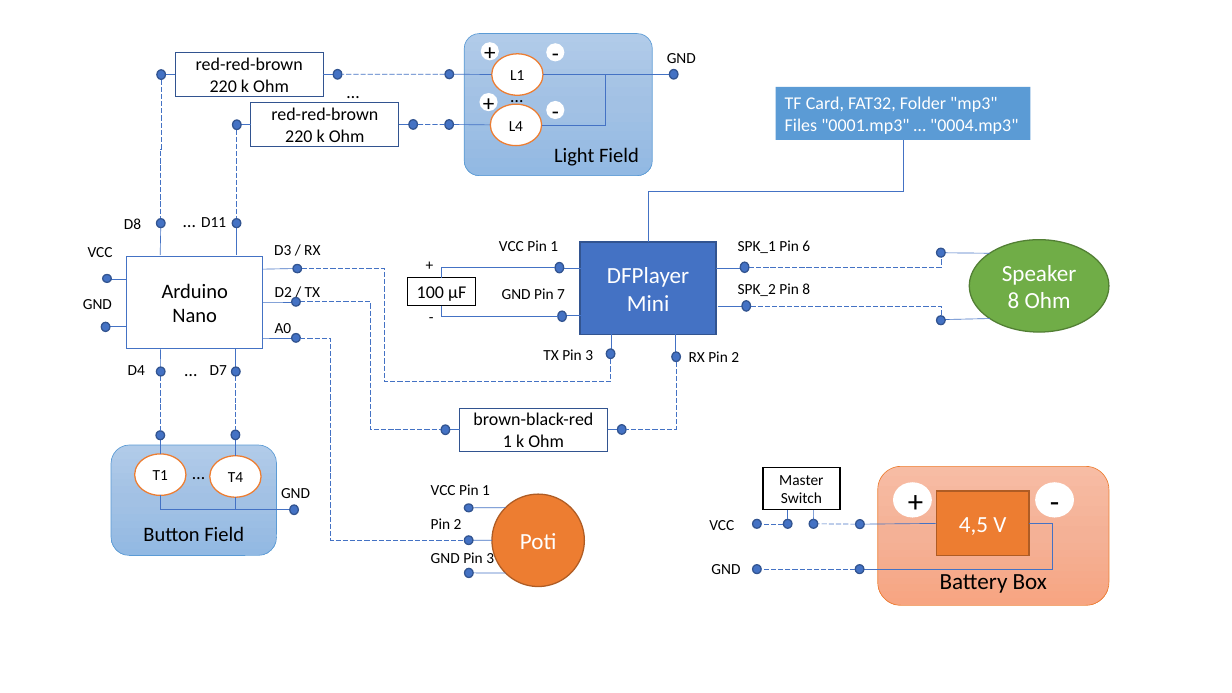
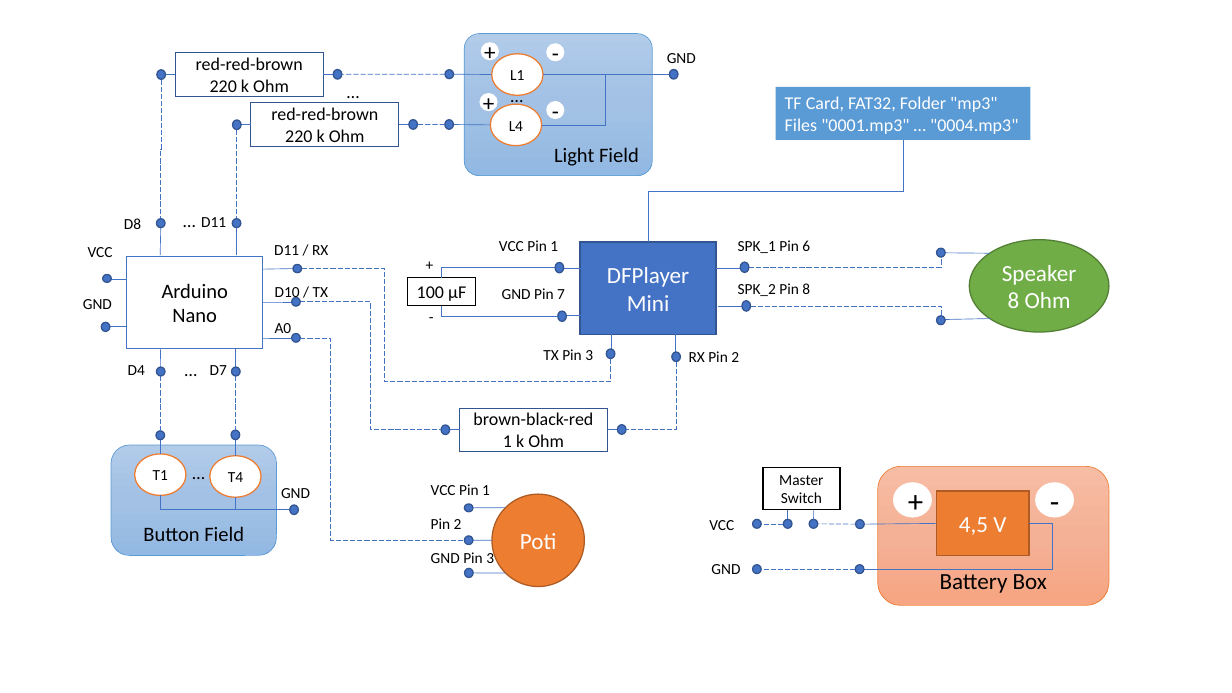
Before and after one commit to jeskes/activityboard, a slide deck: slide 6 of Activityboard.pptx (slide 3 before the commit). Drawn at 1232x693 pixels with LibreOffice and Linux fonts; fonts in the diff are those of the drawing. Boxes give left, top, right and bottom in pixels: in the first picture for what was removed or moved away, otherwise in the second. Text is boxed around its words. In the diff, an @@ line names an element or a change of style, - is before the commit and + after.

```diff
--- a/Activityboard.pptx
+++ b/Activityboard.pptx
@@ text at [274, 245, 328, 255]: text changed @@
-D3 / RX
+D11 / RX
@@ text at [275, 287, 328, 302]: text changed @@
-D2 / TX
+D10 / TX
```
Also in this commit, not shown: 2 other slides changed, 4 slides added, 6 other files.
